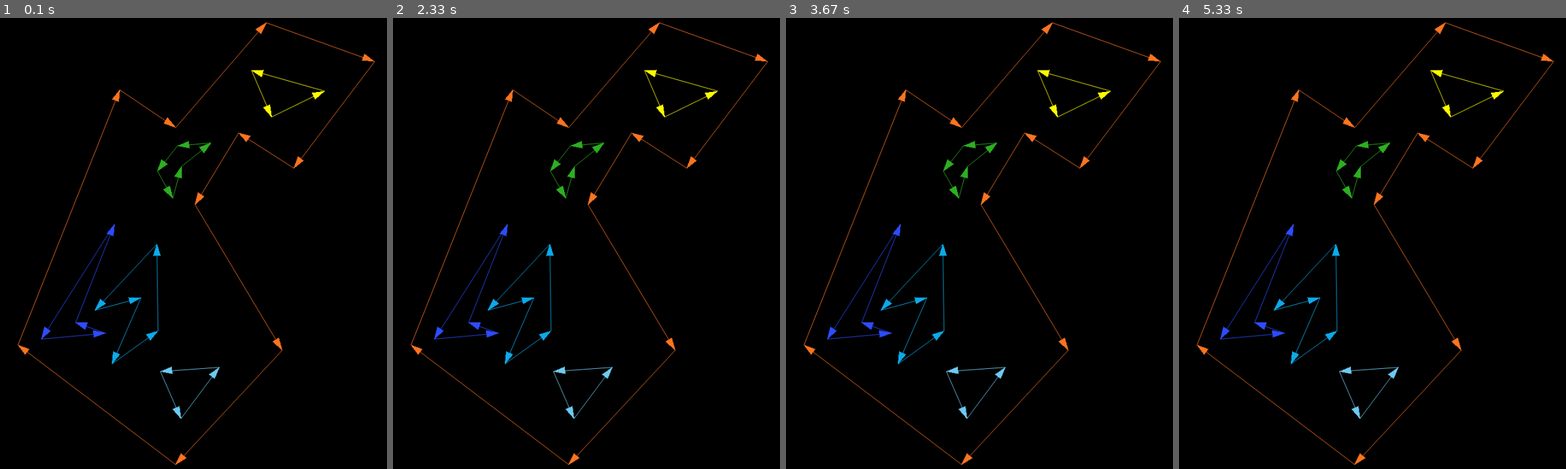
Above: before the commit, frames 1-4 (left to right).
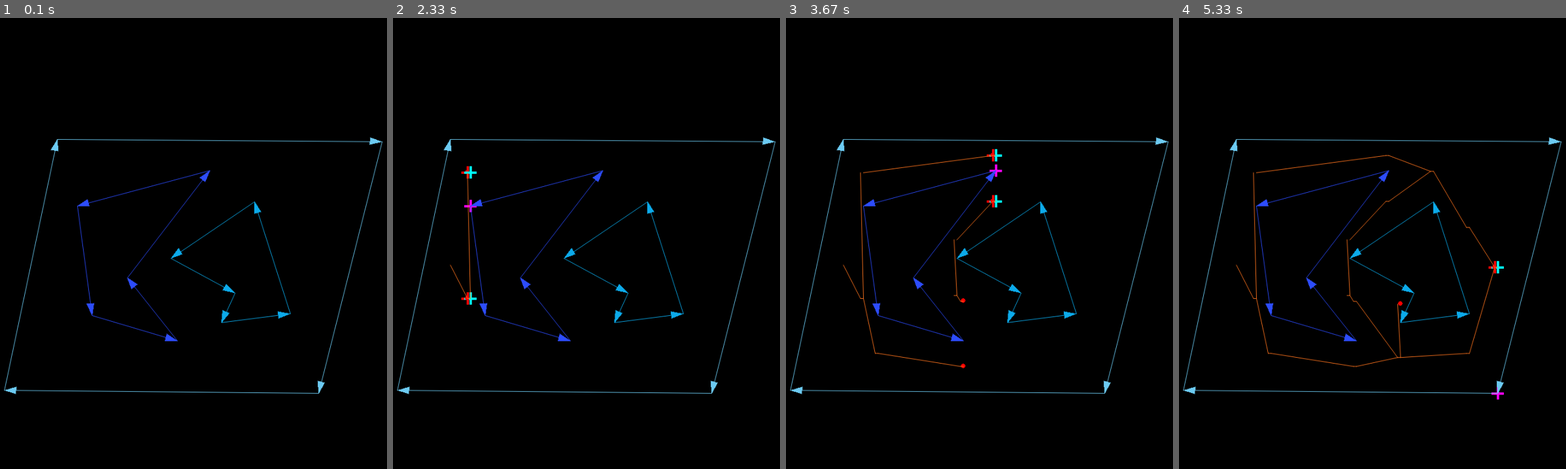
Above: after the commit, the same moments.

Repository: DoYouEvenStackSmash/planning-algorithms-exercises
Game: pygame game, started from src/ch6/vertical-cell-decomposition/face-record-driver.py
The game is run twice, just before and just after one commit, with the same random seed, the same clock (stepped at 60 frames per second) and the same inputs.
Inputs:
- Up to frame 1 (0.1 s): no input
- Up to frame 2 (2.33 s): no input
- Up to frame 3 (3.67 s): no input
- Up to frame 4 (5.33 s): no input

The runs differ from the first frame. In frame 1, 4.5% of the frame differs, in the area x 1-99%, y 0-100%; in frame 2, 4.7%; in frame 3, 5.0%; in frame 4, 5.4%.

Commit message:
added intra-cell sample point calculation

Diff:
--- a/src/ch6/vertical-cell-decomposition/cell_decomp_support.py
+++ b/src/ch6/vertical-cell-decomposition/cell_decomp_support.py
@@ -178,8 +178,8 @@
             return [PI_OVER_2, -PI_OVER_2]
 
         if n == 3 and p == 1:
-            return []
-            # return [PI_OVER_2, -PI_OVER_2]
+            # return []
+            return [PI_OVER_2, -PI_OVER_2]
 
         if n == 3 and p == 2:
             return []
@@ -327,16 +327,30 @@
             free_points = VerticalCellDecomposition.calculate_free_points(
                 valid_edges, bv
             )
-            if len(free_points) == 2:
-                last_layer.append(
-                    mfn.pol2car(bv.vertex.get_point_coordinate(), 5, np.pi)
+            intermediate_pts = []
+            for fp in free_points:
+                intermediate_pts.append(
+                    mfn.pol2car(fp, 5, np.pi)
                 )
-                free_points.append(
-                    mfn.pol2car(bv.vertex.get_point_coordinate(), 4, np.pi)
-                )
-                last_layer.append(
-                    mfn.pol2car(bv.vertex.get_point_coordinate(), 1, np.pi)
-                )
+            # print(intermediate_pts)
+
+            for j in range(len(intermediate_pts)):
+                pt = intermediate_pts[j]
+                for k in range(len(last_layer)):
+                    lpt = last_layer[k]
+                    if lpt == None:
+                        continue
+                    theta, radius = mfn.car2pol(pt, lpt)
+                    if VerticalCellDecomposition.check_for_free_path(
+                        last_active_edges, pt, theta, radius
+                    ):  # and check_for_free_path(last_active_edges, pt, theta, radius):
+                        pairs.append([last_layer[k], pt])
+                        last_layer[k] = None
+
+
+            for pt in intermediate_pts:
+                last_layer.append(pt)
+
             for j in range(len(free_points)):
                 pt = free_points[j]
                 if pt == None:
--- a/src/ch6/vertical-cell-decomposition/face-record-driver.py
+++ b/src/ch6/vertical-cell-decomposition/face-record-driver.py
@@ -77,6 +77,15 @@
     sortkey = lambda bv: bv.vertex.rank
 
     boundary_events = sorted(boundary_events, key=sortkey)
+    for i, el in enumerate(ipl):
+        draw_component(screen, el, colors[i])
+    # for bv in boundary_events:
+    #     segs = bv.get_vertical_vectors()
+    #     for seg in segs:
+    #         pafn.frame_draw_line(screen, seg, pafn.colors["white"])
+    pygame.display.update()
+    time.sleep(2)
+        # pafn.frame_
 
     last_layer = []
     curr_layer = []
@@ -103,6 +112,31 @@
         last_active_edges = vcd.get_past_edges(global_edge_list, rank)
 
         fps = vcd.calculate_free_points(valid_edges, bv)
+        intermediate_pts = []
+        for fp in fps:
+            intermediate_pts.append(
+                mfn.pol2car(fp, 5, np.pi)
+            )
+        # print(intermediate_pts)
+
+        for j in range(len(intermediate_pts)):
+            pt = intermediate_pts[j]
+            pafn.frame_draw_cross(screen, pt, pafn.colors["red"])
+            for k in range(len(last_layer)):
+                lpt = last_layer[k]
+                if lpt == None:
+                    continue
+                theta, radius = mfn.car2pol(pt, lpt)
+                if vcd.check_for_free_path(
+                    last_active_edges, pt, theta, radius
+                ):  # and check_for_free_path(last_active_edges, pt, theta, radius):
+                    pairs.append([last_layer[k], pt])
+                    last_layer[k] = None
+
+        # pygame.display.update()
+        # time.sleep(0.3)
+        for pt in intermediate_pts:
+            last_layer.append(pt)
 
         for j in range(len(fps)):
             pt = fps[j]
@@ -140,7 +174,7 @@
         curr_layer = []
 
         pygame.display.update()
-        time.sleep(0.5)
+        time.sleep(0.4)
 
     pygame.display.update()
 
@@ -229,15 +263,17 @@
     screen = pafn.create_display(1000, 1000)
     pafn.clear_frame(screen)
 
-    dcel = gen_dcel_2()
-    cut_face(screen, dcel)
+    # dcel = gen_dcel_2()
+    dcel = gen_textbook_dcel()
+    # cut_face(screen, dcel)
     # generically_display_face(screen, dcel)
     # time.sleep(4)
     # sys.exit()
     # active_edge_traversal(screen, dcel)
-    # pl = event_active_edge_traversal(screen, dcel)
-    pl = vcd.build_roadmap(dcel)
-    pl = clean_graph(pl)
+    pl = event_active_edge_traversal(screen, dcel)
+    # pl = vcd.build_roadmap(dcel)
+    print(len(pl))
+    # pl = clean_graph(pl)
     fr = dcel.face_records[0]
     ipl = fr.get_interior_component_chains()
     ipl.append(fr.get_boundary_chain())
@@ -247,16 +283,14 @@
         if i == "black":
             continue
         colors.append(pafn.colors[i])
-    # colors.reverse()
-    # c = []
-    # for i in range(0, len(colors), 2):
-    #   c.append(colors[i])
-    # colors = c
+
     for i, el in enumerate(ipl):
         draw_component(screen, el, colors[i])
+    pygame.display.update()
+    # time.sleep(3)
     for pair in pl:
-        pafn.frame_draw_line(screen, pair, pafn.colors["white"])
-
+        pafn.frame_draw_line(screen, pair, pafn.colors["tangerine"])
+    print("Foo")
     pygame.display.update()
     time.sleep(4)
     # cut_face(screen, dcel)
